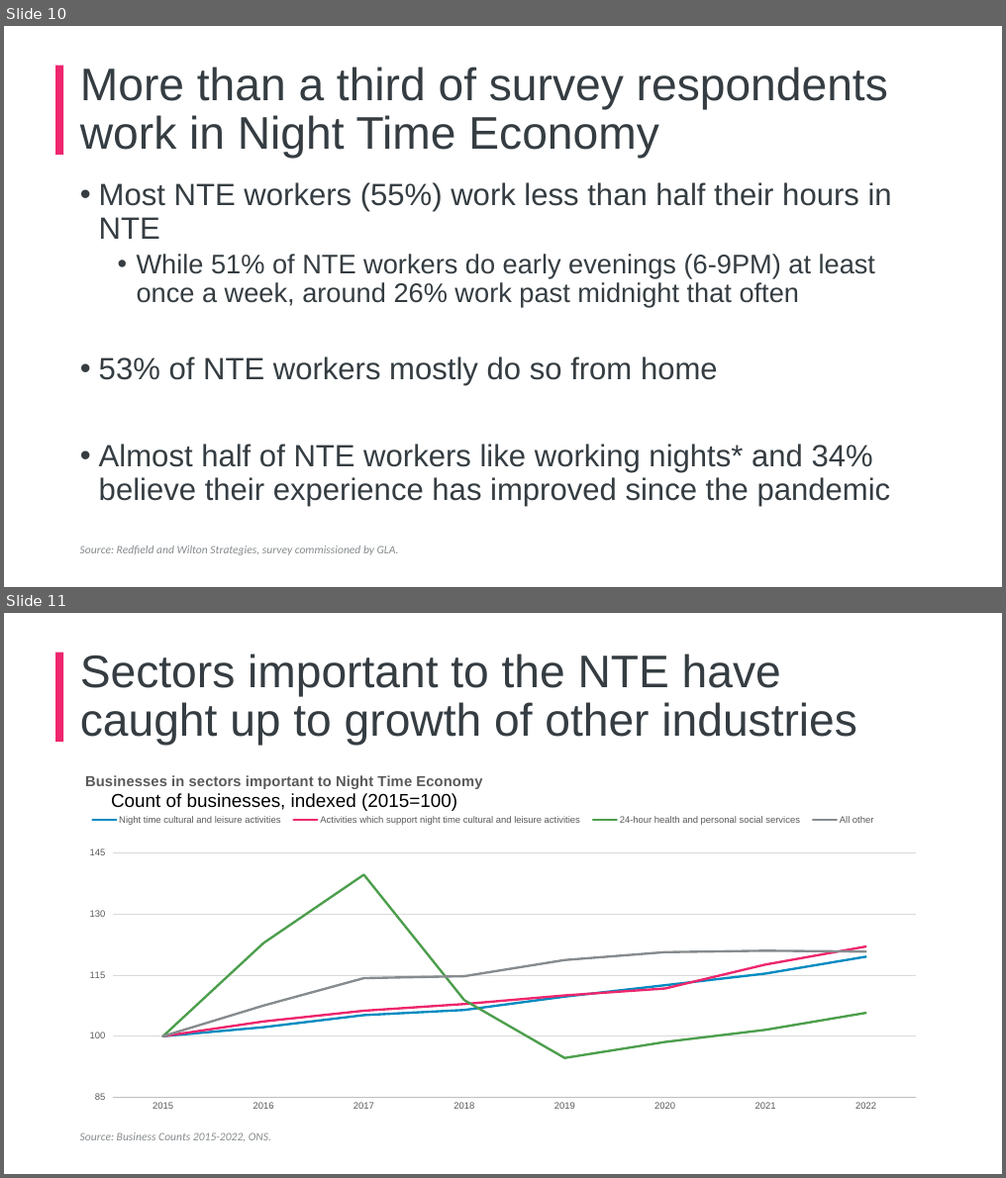
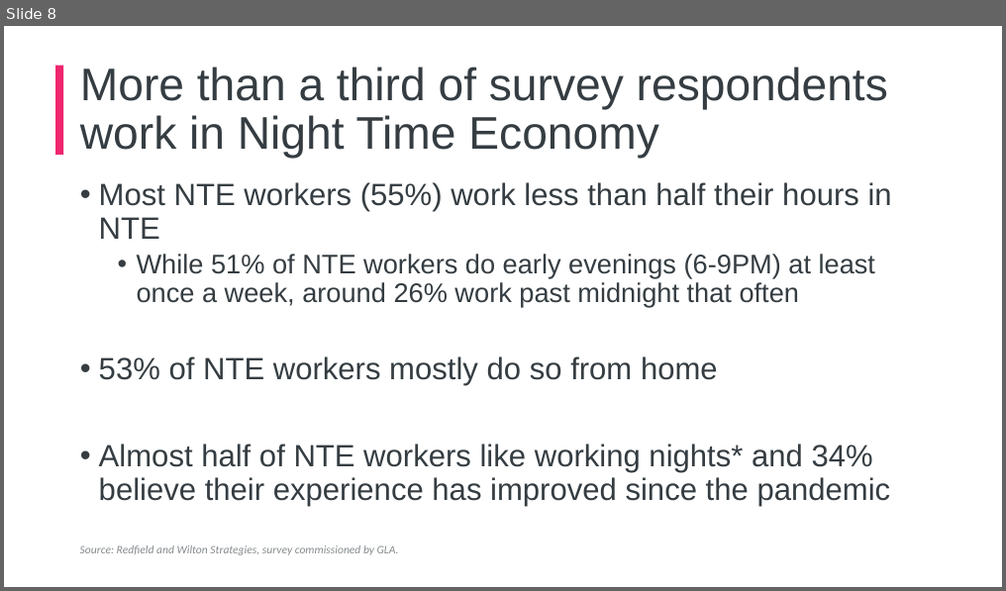
Before and after one commit to ammar-gla/NTE, a slide deck: Non-R/NTE Presentation, GLAE (DRAFT).pptx. Shown one above the other, each under a label of ours: slides 10 and 11 before the commit, slide 8 after it. The pictures are 1006x1178 and 1006x591 pixels, drawn with LibreOffice and Linux fonts; fonts in the diff are those of the drawing; background and template pictures are left out. Boxes give left, top, right and bottom in pixels: in the first picture for what was removed or moved away, otherwise in the second. Text is boxed around its words. In the diff, an @@ line names an element or a change of style, - is before the commit and + after.

```diff
--- a/Non-R/NTE Presentation, GLAE (DRAFT).pptx
+++ b/Non-R/NTE Presentation, GLAE (DRAFT).pptx
@@ slide 11 removed at [4,613,1002,1174], background #FFFFFF; not listed: 1 template element that a slide beside it also shows @@
@@ title removed at [80,654,857,746] @@
-Sectors important to the NTE have caught up to growth of other industries
@@ line chart removed at [73,762,934,1119] @@
-title "Businesses in sectors important to Night Time Economy Count of businesses, indexed (2015=100) "
-categories: 2015, 2016, 2017, 2018, 2019, 2020, 2021, 2022
-Night time cultural and leisure activities: 100, 102, 105, 106, 110, 113, 115, 120
-Activities which support night time cultural and leisure activities: 100, 104, 106, 108, 110, 112, 118, 122
-24-hour health and personal social services: 100, 123, 140, 109, 95, 99, 102, 106
-All other: 100, 108, 114, 115, 119, 121, 121, 121
@@ text removed at [80,1133,271,1142] @@
-Source: Business Counts 2015-2022, ONS.
@@ what was slide 10 is now slide 8 @@
```
Also in this commit, not shown: 3 slides changed, 2 other slides removed, 6 other files.
